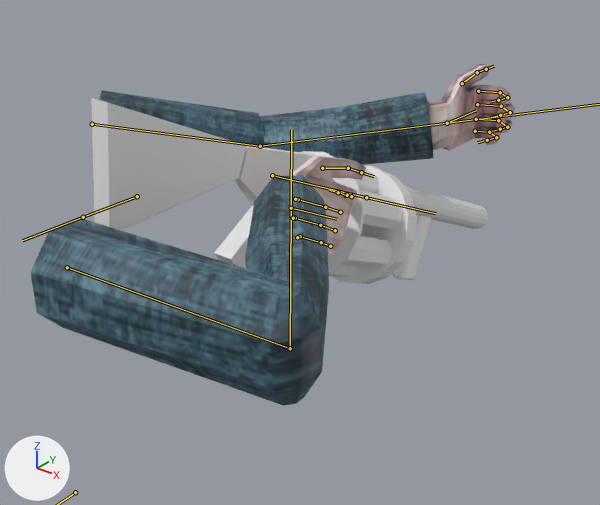
The FBX model assets/animations/grenade_launcher_with_hands.fbx as it was, and as the next commit left it.
Camera for both pictures: a camera (50 mm lens) standing at (0.811, -0.419, 0.369) and looking at (0.141, 0.418, -0.15). The axes (+X, +Y, +Z) are drawn at lower left. The lights are the same throughout. Both versions are drawn at frame 1 of the action 'grenade_launcher_armature|equip_grenade_launcher_anim'; the numbers are the values there. The bones that bend it are drawn over the model as lines.

Names of what the first picture shows: 'Cube', 'sleeve'.
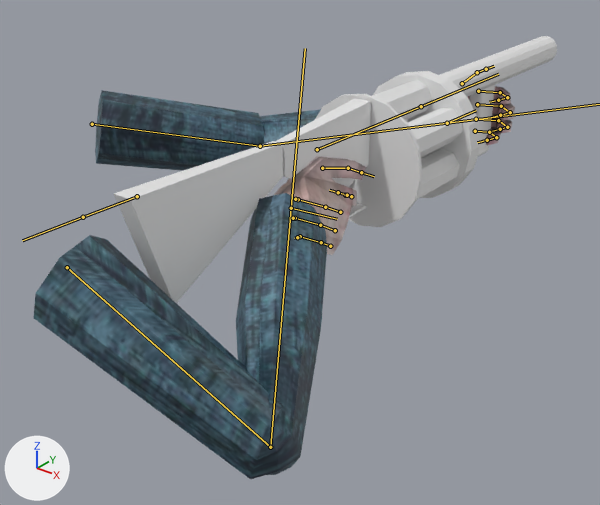
What differs and where, as boxes [x1, y1, x2, y2] in the pictures (600 x 505 px):
'sleeve', posed (15% taller)
    before: [30, 64, 515, 406]
    after: [34, 86, 515, 479]
'Cube', posed (12% wider, 43% taller)
    before: [92, 98, 488, 284]
    after: [113, 36, 557, 303]
bone 'upper_arm.R', root to tip
    before: (67, 267) to (290, 348)
    after: (67, 267) to (270, 447)
bone 'fore_arm.R', root to tip
    before: (290, 348) to (291, 208)
    after: (270, 447) to (291, 208)
bone 'Bone', root to tip
    before: (272, 175) to (366, 197)
    after: (317, 149) to (421, 106)

Diff of the bpy script that builds the scene:
```diff
--- a/assets/animations/grenade_launcher_with_hands.fbx.py
+++ b/assets/animations/grenade_launcher_with_hands.fbx.py
@@ bone_upper_arm_r @@
 bone_upper_arm_r = bpy.data.objects['arms_armature'].pose.bones['upper_arm.R']  # child of 'root'
-bone_upper_arm_r.rotation_quaternion = (0.998, 0.067, 0.0, 0.0)  # degrees (8, 0, 0)
+bone_upper_arm_r.rotation_quaternion = (0.963, 0.065, 0.08, 0.248)  # degrees (10, 7, 29)
@@ bone_fore_arm_r @@
 bone_fore_arm_r = bpy.data.objects['arms_armature'].pose.bones['fore_arm.R']  # child of 'upper_arm.R'
-bone_fore_arm_r.rotation_quaternion = (0.499, 0.866, -0.011, -0.037)  # degrees (120, 3, -3)
+bone_fore_arm_r.rotation_quaternion = (0.47, 0.81, -0.168, -0.309)  # degrees (113, 20, -37)
@@ bone_bone @@
 bone_bone = bpy.data.objects['grenade_launcher_armature'].pose.bones['Bone']
-bone_bone.location = (-0.0489, 0.0, 0.0692)
-bone_bone.rotation_quaternion = (0.977, 0.0, 0.0, 0.212)  # degrees (0, 0, 24)
+bone_bone.location = (0.0, 0.0, 0.0)
+bone_bone.rotation_quaternion = (1.0, 0.0, 0.0, 0.0)  # degrees (0, 0, 0)
```
